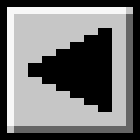
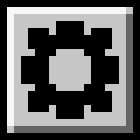
Before/after of a 140 x 140 layered artwork. What changed in the layer stack:
added layer "图层 8" above "图层 3" over <box>21,21,119,119</box>
hid "图层 2" over <box>28,28,112,112</box>
